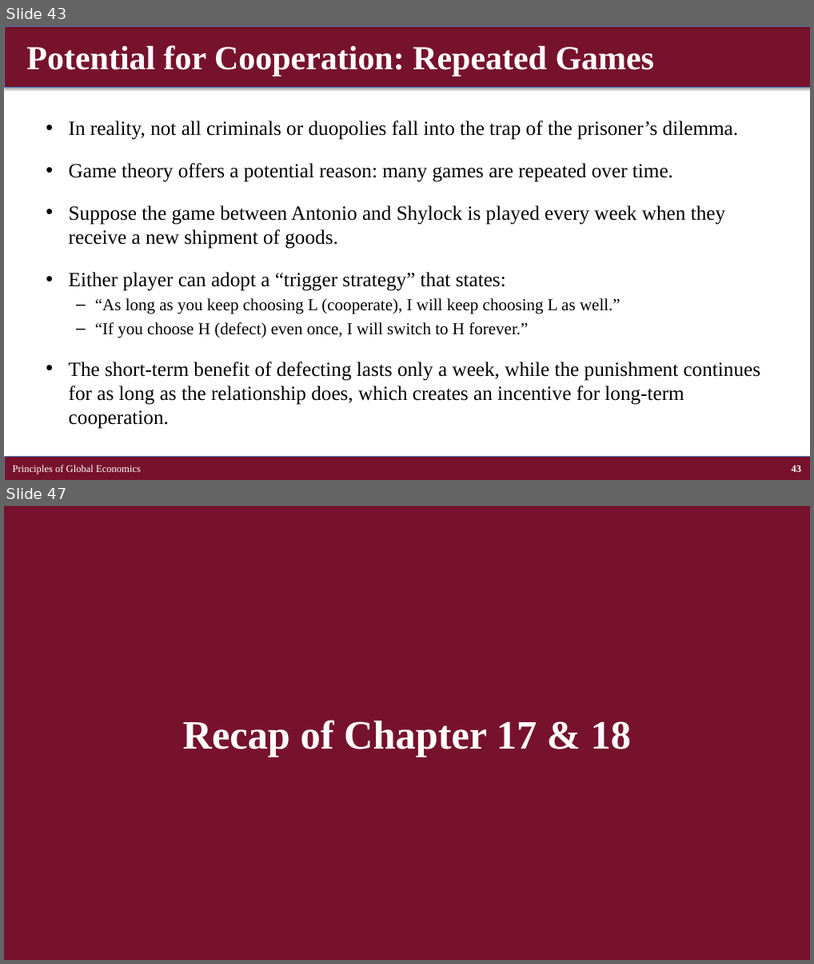
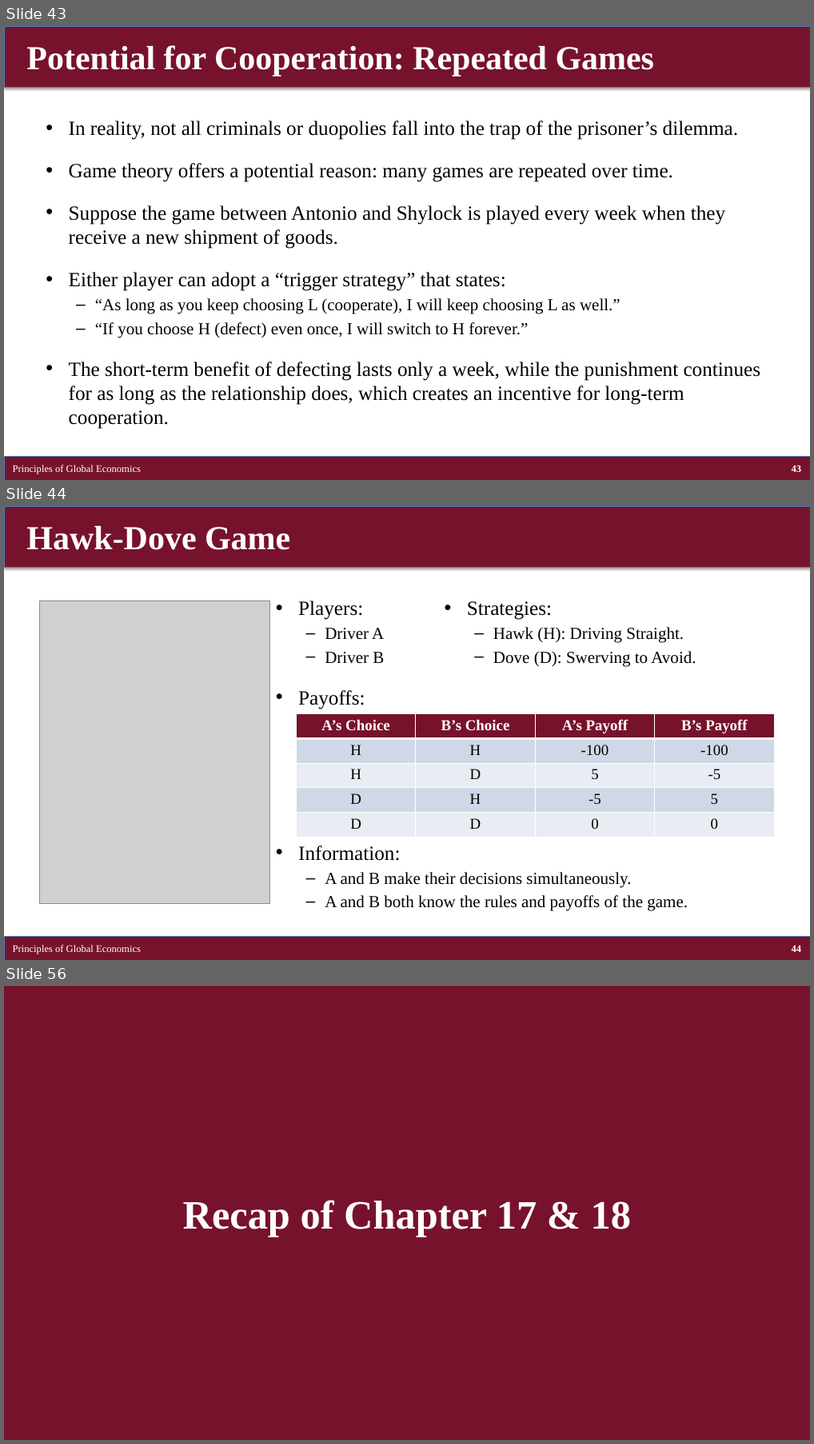
Before and after one commit to brianhwpark/brianhwpark.github.io, a slide deck: files/teaching-resources/concordiacollege-bus-201/bus-201-lecture-note/bus201-ch17-18.pptx. Shown one above the other, each under a label of ours: slides 43 and 47 before the commit, slides 43, 44 and 56 after it; the slides between them are not shown. The pictures are 814x964 and 814x1444 pixels, drawn with LibreOffice and Linux fonts; fonts in the diff are those of the drawing; grey boxes stand for pictures. Boxes give left, top, right and bottom in pixels: in the first picture for what was removed or moved away, otherwise in the second. Text is boxed around its words. In the diff, an @@ line names an element or a change of style, - is before the commit and + after.

```diff
--- a/files/teaching-resources/concordiacollege-bus-201/bus-201-lecture-note/bus201-ch17-18.pptx
+++ b/files/teaching-resources/concordiacollege-bus-201/bus-201-lecture-note/bus201-ch17-18.pptx
@@ slide 44 added at [4,506,810,960], background #FFFFFF @@
@@ rectangle added at [4,506,810,567], fill #77122C, outline #4B7EBC 0.75 pt @@
@@ title added at [26,526,290,550], 40 pt, text #FFFFFF, bold @@
+Hawk-Dove Game
@@ picture added at [40,600,270,903] @@
@@ text added at [298,600,688,911], 20 pt, text #000000 @@
+• Players:
+  – Driver A
+  – Driver B
+• Payoffs:
+• Information:
+  – A and B make their decisions simultaneously.
+  – A and B both know the rules and payoffs of the game.
@@ text added at [467,601,696,666], 20 pt, text #000000 @@
+• Strategies:
+  – Hawk (H): Driving Straight.
+  – Dove (D): Swerving to Avoid.
@@ table added at [296,714,775,837], 5 rows, 4 columns @@
+A’s Choice | B’s Choice | A’s Payoff | B’s Payoff
+H | H | -100 | -100
+H | D | 5 | -5
+D | H | -5 | 5
+D | D | 0 | 0
@@ rectangle added at [4,936,810,960], fill #77122C, outline #4B7EBC 0.75 pt @@
@@ text added at [13,944,141,954], 12 pt, text #FFFFFF @@
+Principles of Global Economics
@@ page number added at [792,944,802,952], 12 pt, text #FFFFFF, bold @@
+44
@@ what was slide 47 is now slide 56 @@
```
Also in this commit, not shown: 3 slides changed, 8 other slides added, 11 other files.
